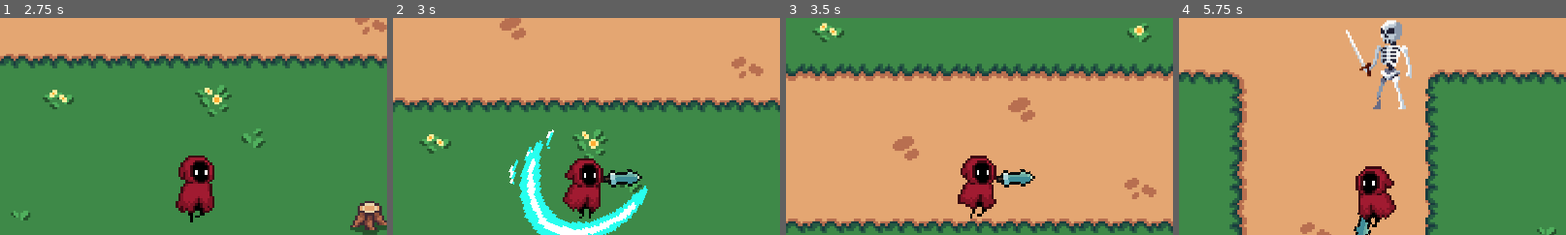
Above: before the commit, frames 1-4 (left to right).
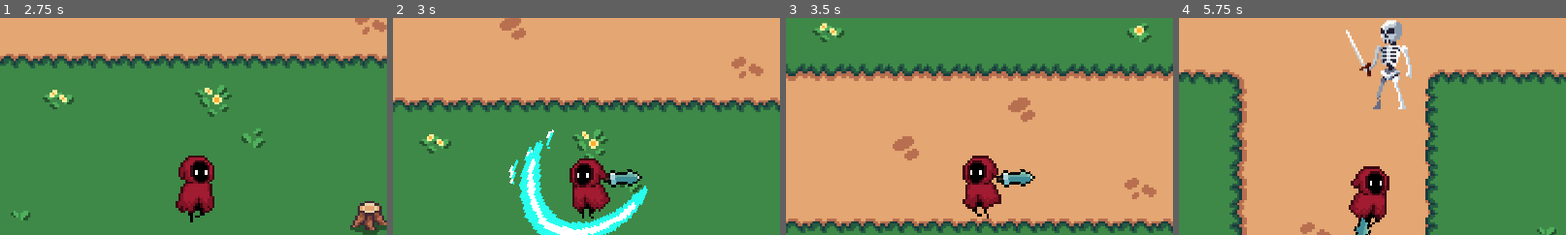
Above: after the commit, the same moments.

Repository: Jerga99/godot-2d-game-course
Game: Godot game, scene res://scenes/play_scene.tscn
Same seed, same stepped clock (60 frames per second), same inputs: the game is played once before the commit and once after it.
Inputs (mouse positions are % of the whole screen's width and height, from its top left):
- Up to frame 1 (2.75 s): move the mouse to (72, 45) at 0.52 s; hold D (right) 0.53-1.28 s; tap 1 (ability_1) at 0.6 s; move the mouse to (30, 55) at 1.27 s; hold S (down) 1.28-2.03 s; tap 2 (ability_2) at 1.35 s; move the mouse to (60, 28) at 2.02 s; hold D (right) from 2.03 s (still down); tap 3 (ability_3) at 2.1 s
- Up to frame 2 (3 s): move the mouse to (45, 70) at 2.77 s; release D (right) at 2.78 s; hold W (up) from 2.78 s (still down); tap 1 (ability_1) at 2.85 s
- Up to frame 3 (3.5 s): keep holding W (up)
- Up to frame 4 (5.75 s): move the mouse to (80, 65) at 3.52 s; release W (up) at 3.53 s; hold A (left) 3.53-5.03 s; tap 2 (ability_2) at 3.6 s; move the mouse to (20, 35) at 4.27 s; tap 3 (ability_3) at 4.35 s; move the mouse to (55, 50) at 5.02 s; hold S (down) from 5.03 s (still down); tap 1 (ability_1) at 5.1 s
The pictures show only the part of the screen within x 25-75%, y 12-62%; the shares and areas given below are measured in that part.

Frame 1 is identical in both runs. In frame 2, 1.5% of the frame differs, in the area x 43-57%, y 64-93%; in frame 3, 1.3%; in frame 4, 1.5%.

Commit message:
Turn to mouse

Diff:
--- a/scenes/ability/slash_ability.tscn
+++ b/scenes/ability/slash_ability.tscn
@@ -1,9 +1,10 @@
-[gd_scene load_steps=5 format=3 uid="uid://bao2nasbado03"]
+[gd_scene load_steps=6 format=3 uid="uid://bao2nasbado03"]
 
 [ext_resource type="Script" uid="uid://d4bdrosfafb2i" path="res://scripts/ability/core/ability.gd" id="1_wqbl1"]
 [ext_resource type="Script" uid="uid://cm7em3ljx2ckn" path="res://scripts/ability/component/ability_spawn_manifest.gd" id="2_6scyu"]
 [ext_resource type="PackedScene" uid="uid://4pyr8i3tu5v3" path="res://scenes/ability/slash_ability_manifest.tscn" id="3_jabok"]
 [ext_resource type="Script" uid="uid://c8htvbdy2nj8o" path="res://scripts/ability/component/ability_push_back.gd" id="4_wqbl1"]
+[ext_resource type="Script" uid="uid://dlv7h3h01wgu3" path="res://scripts/ability/component/ability_turn_to_mouse.gd" id="5_6scyu"]
 
 [node name="SlashAbility" type="Node"]
 script = ExtResource("1_wqbl1")
@@ -18,3 +19,7 @@
 script = ExtResource("4_wqbl1")
 duration = 0.1
 frequency = 2
+
+[node name="TurnToMouse" type="Node" parent="."]
+script = ExtResource("5_6scyu")
+metadata/_custom_type_script = "uid://dlv7h3h01wgu3"
--- /dev/null
+++ b/scripts/ability/component/ability_turn_to_mouse.gd
@@ -0,0 +1,6 @@
+class_name AbilityTurnToMouse
+extends AbilityComponent
+
+func _activate(context: AbilityContext):
+	var mouse_pos = get_window().get_camera_2d().get_global_mouse_position()
+	context.caster.turn_to_position(mouse_pos)
--- a/scripts/entity/entity.gd
+++ b/scripts/entity/entity.gd
@@ -39,6 +39,12 @@
 	current_anim = anim
 	animated_sprite.play(anim.name)
 
+func turn_to_position(pos: Vector2):
+	if position.x > pos.x and not animated_sprite.flip_h:
+		animated_sprite.flip_h = true
+	elif position.x < pos.x and animated_sprite.flip_h:
+		animated_sprite.flip_h = false
+
 func on_animation_finished():
 	current_anim = null
 
Not shown, added: scripts/ability/component/ability_turn_to_mouse.gd.uid
